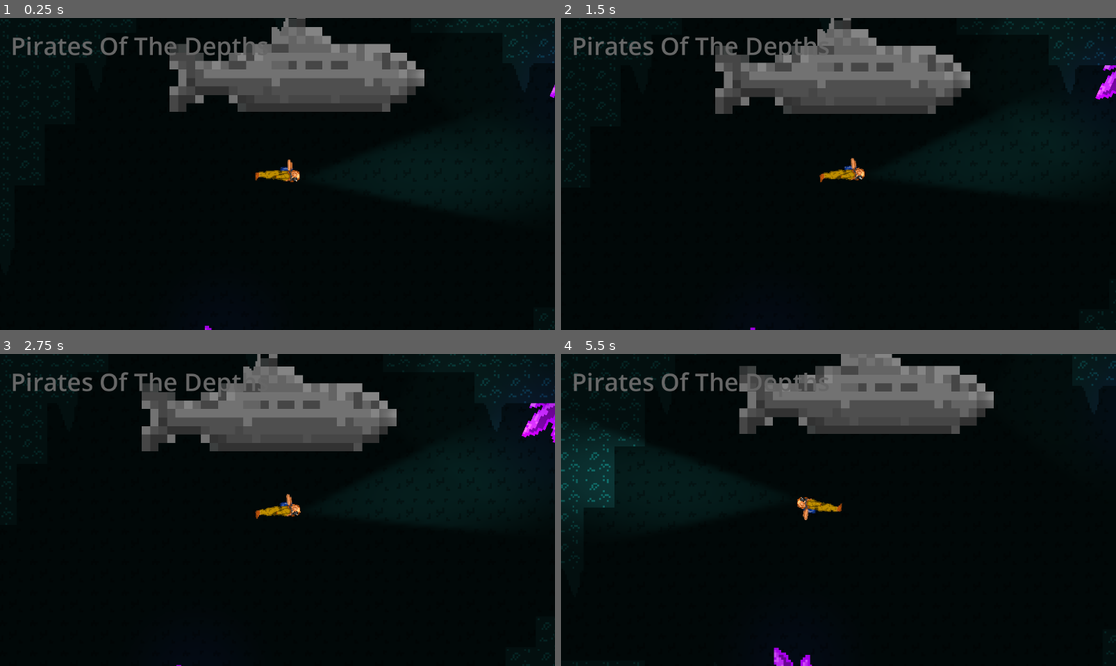
Above: before the commit, frames 1-4 (two rows, left to right).
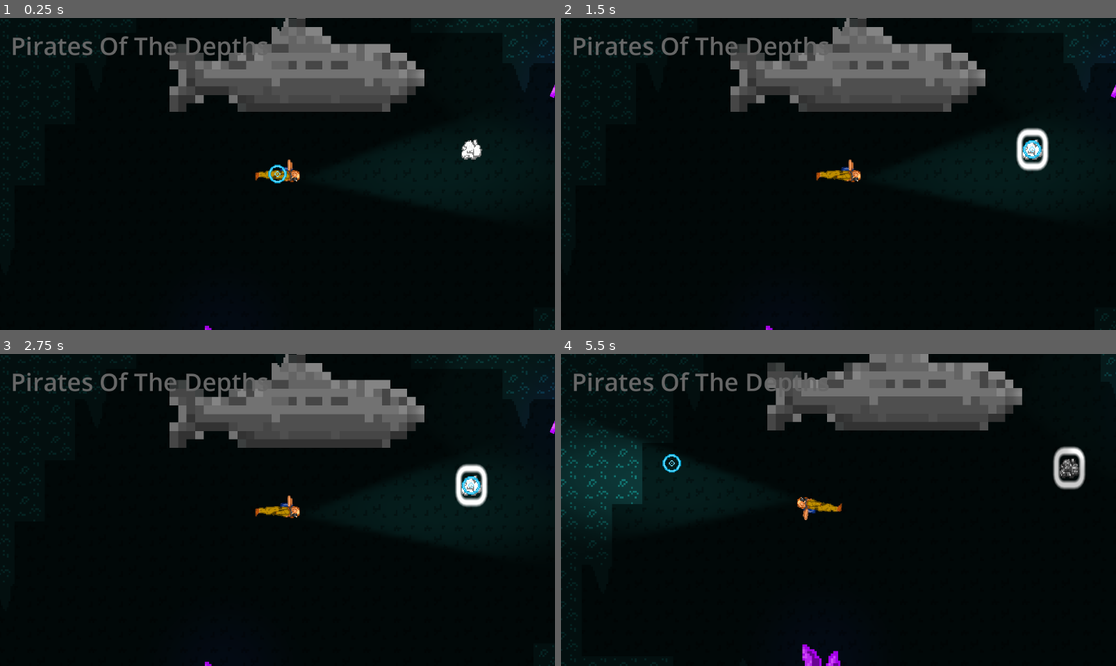
Above: after the commit, the same moments.

Repository: val-XR/GameJamApril2025
Game: Godot game, scene res://scenes/main_game.tscn
The game is run twice, just before and just after one commit, with the same random seed, the same clock (stepped at 60 frames per second) and the same inputs.
Inputs (mouse positions are in pixels of both pictures, inside the frame that each line leads up to):
- Up to frame 1 (0.25 s): no input
- Up to frame 2 (1.5 s): click (1032, 149) at 0.52 s; click (1032, 149) at 1.27 s
- Up to frame 3 (2.75 s): click (471, 485) at 2.02 s
- Up to frame 4 (5.5 s): move the mouse to (960, 494) at 2.77 s; click (960, 494) at 2.92 s; drag from (727, 525) to (810, 572) at 3.52 s; move the mouse to (894, 441) at 4.27 s; click (894, 441) at 4.42 s; drag from (810, 572) to (672, 463) at 5.02 s

The runs differ from the first frame. In frame 1, 0.3% of the frame differs, in the area x 48-87%, y 38-54%; in frame 2, 6.1%; in frame 3, 7.9%; in frame 4, 8.3%, in the area x 0-100%, y 0-100%.

Commit message:
Added cursor

Diff:
--- /dev/null
+++ b/scenes/cursor.gd
@@ -0,0 +1,12 @@
+extends Node2D
+
+@onready var cursor: Node2D = $"."
+
+# Called when the node enters the scene tree for the first time.
+func _ready() -> void:
+	Input.mouse_mode = Input.MOUSE_MODE_HIDDEN
+
+
+# Called every frame. 'delta' is the elapsed time since the previous frame.
+func _process(delta):
+	$".".global_position = get_global_mouse_position()
--- /dev/null
+++ b/scenes/cursor.tscn
@@ -0,0 +1,14 @@
+[gd_scene load_steps=3 format=3 uid="uid://bwpk8qhabhdns"]
+
+[ext_resource type="Texture2D" uid="uid://ck223e3v5b6to" path="res://textures/cursor.png" id="1_1eco6"]
+[ext_resource type="Script" uid="uid://eaxs7hhocib3" path="res://scenes/cursor.gd" id="1_s0nli"]
+
+[node name="Cursor" type="Node2D"]
+script = ExtResource("1_s0nli")
+
+[node name="Ring" type="Sprite2D" parent="."]
+light_mask = 16
+z_index = 5
+scale = Vector2(0.407301, 0.407301)
+texture = ExtResource("1_1eco6")
+offset = Vector2(0.5, 0.5)
--- a/scenes/main_game.tscn
+++ b/scenes/main_game.tscn
@@ -1,11 +1,13 @@
-[gd_scene load_steps=9 format=4 uid="uid://bukrnqashm7fy"]
+[gd_scene load_steps=11 format=4 uid="uid://bukrnqashm7fy"]
 
-[ext_resource type="PackedScene" uid="uid://ba2kbek28ewyu" path="res://scenes/player.tscn" id="1_72e8q"]
+[ext_resource type="PackedScene" uid="uid://bncg5w35j5q15" path="res://scenes/player.tscn" id="1_72e8q"]
 [ext_resource type="Texture2D" uid="uid://kvofeuyaeh8g" path="res://textures/TestSpriteSheet (2).png" id="1_s3esy"]
-[ext_resource type="Script" uid="uid://bygck2mcm38io" path="res://scenes/player.gd" id="2_d2op2"]
+[ext_resource type="Script" path="res://scenes/player.gd" id="2_d2op2"]
 [ext_resource type="Texture2D" uid="uid://cv8vhcvdenulg" path="res://textures/light.png" id="4_0rdsr"]
-[ext_resource type="PackedScene" uid="uid://dokmuff5ochpq" path="res://scenes/crystal.tscn" id="5_ipu61"]
-[ext_resource type="PackedScene" uid="uid://qcav4d2kgaoj" path="res://scenes/submarine.tscn" id="6_ygxny"]
+[ext_resource type="PackedScene" uid="uid://dm7yf7amlpmtd" path="res://scenes/crystal.tscn" id="5_ipu61"]
+[ext_resource type="PackedScene" uid="uid://xkstenrakr2w" path="res://scenes/submarine.tscn" id="6_ygxny"]
+[ext_resource type="PackedScene" uid="uid://vn5l0ae3omjt" path="res://scenes/resource.tscn" id="7_wi4c7"]
+[ext_resource type="PackedScene" uid="uid://bwpk8qhabhdns" path="res://scenes/cursor.tscn" id="8_70vka"]
 
 [sub_resource type="TileSetAtlasSource" id="TileSetAtlasSource_72e8q"]
 texture = ExtResource("1_s3esy")
@@ -97,6 +99,12 @@
 rotation = 0.0
 scale = Vector2(1, 1.64477)
 
+[node name="resource" parent="." instance=ExtResource("7_wi4c7")]
+position = Vector2(56, -76)
+scale = Vector2(0.379, 0.5)
+
+[node name="Cursor" parent="." instance=ExtResource("8_70vka")]
+
 [editable path="Crystals/Crystal"]
 [editable path="Crystals/Crystal2"]
 [editable path="Crystals/Crystal3"]
--- /dev/null
+++ b/scenes/resource.tscn
@@ -0,0 +1,23 @@
+[gd_scene load_steps=2 format=3 uid="uid://vn5l0ae3omjt"]
+
+[ext_resource type="Texture2D" uid="uid://uiwm511cr2yf" path="res://textures/Iron_ore.png" id="1_ca17w"]
+
+[node name="resource" type="Node2D"]
+
+[node name="TextureRect" type="TextureRect" parent="."]
+offset_right = 40.0
+offset_bottom = 40.0
+pivot_offset = Vector2(19, 19)
+texture = ExtResource("1_ca17w")
+
+[node name="Button" type="Button" parent="."]
+offset_left = 16.0
+offset_top = 14.0
+offset_right = 24.0
+offset_bottom = 22.0
+scale = Vector2(3.56, 3.56)
+pivot_offset = Vector2(4, 4)
+tooltip_text = "Iron Ore"
+theme_override_colors/icon_hover_color = Color(0.67069, 0.67069, 0.67069, 1)
+button_mask = 0
+flat = true
Not shown, added: scenes/cursor.gd.uid
Binary file added: textures/cursor.png
Not shown, added: textures/cursor.png.import
